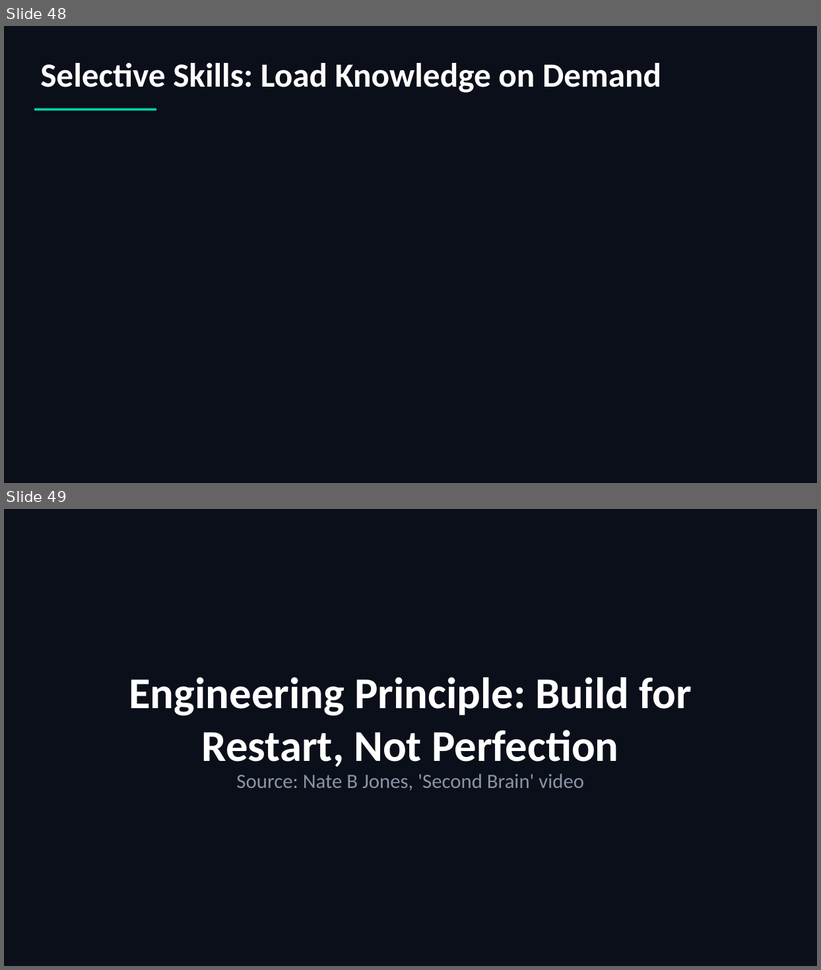
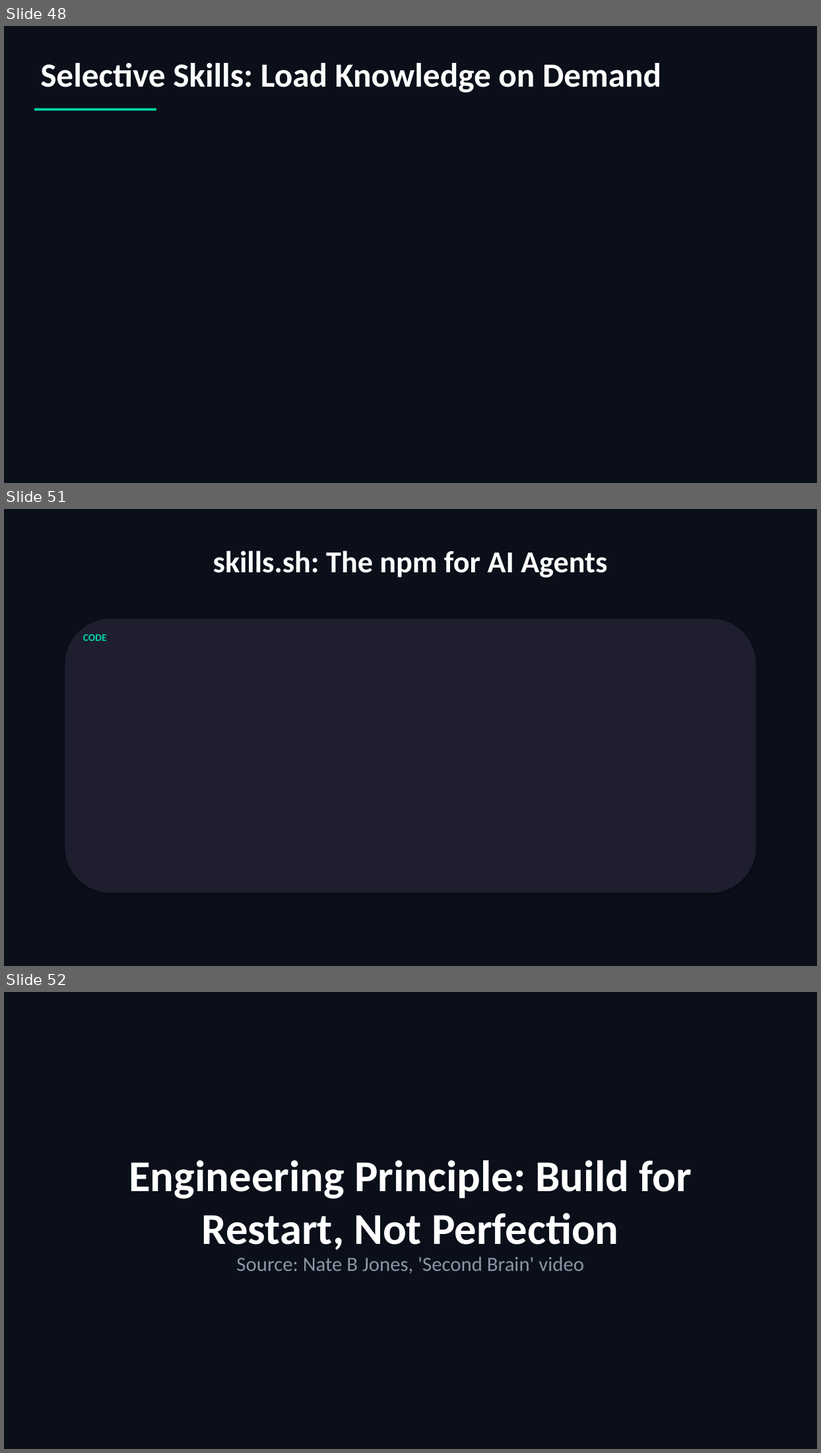
Before and after one commit to scottrhay/AIA-ClaudeCopilot, a slide deck: slides/Day3_Claude_Code_Advanced.pptx. Shown one above the other, each under a label of ours: slides 48 and 49 before the commit, slides 48, 51 and 52 after it; the slides between them are not shown. The pictures are 821x970 and 821x1453 pixels, drawn with LibreOffice and Linux fonts; fonts in the diff are those of the drawing. Boxes give left, top, right and bottom in pixels: in the first picture for what was removed or moved away, otherwise in the second. Text is boxed around its words. In the diff, an @@ line names an element or a change of style, - is before the commit and + after.

Commit message:
Expand Skills coverage: SKILL.md structure, progressive disclosure, skills.sh CLI
Day 3 (92→95 slides):
- SKILL.md file structure with YAML frontmatter
- Three-level progressive disclosure (context efficiency)
- skills.sh CLI: npm for AI agents (open standard, 35+ agents)

Ebook Ch 9: Added SKILL.md anatomy, progressive disclosure, trigger
descriptions, security trust model, multi-MCP orchestration pattern,
skills.sh marketplace

Source: Rohit's 'Complete Guide to Building Skills for Claude/Codex'

```diff
--- a/slides/Day3_Claude_Code_Advanced.pptx
+++ b/slides/Day3_Claude_Code_Advanced.pptx
@@ slide 51 added at (4,509,817,966), background #0B0F1A @@
@@ text added at (213,551,607,578), 36 pt, text #FFFFFF, bold @@
+skills.sh: The npm for AI Agents
@@ rounded rectangle added at (65,619,756,893), fill #1E1E2E @@
@@ text added at (83,634,107,641), 12 pt, text #00D4AA, bold @@
+CODE
@@ what was slide 49 is now slide 52 @@
```
Also in this commit, not shown: 2 other slides added.
